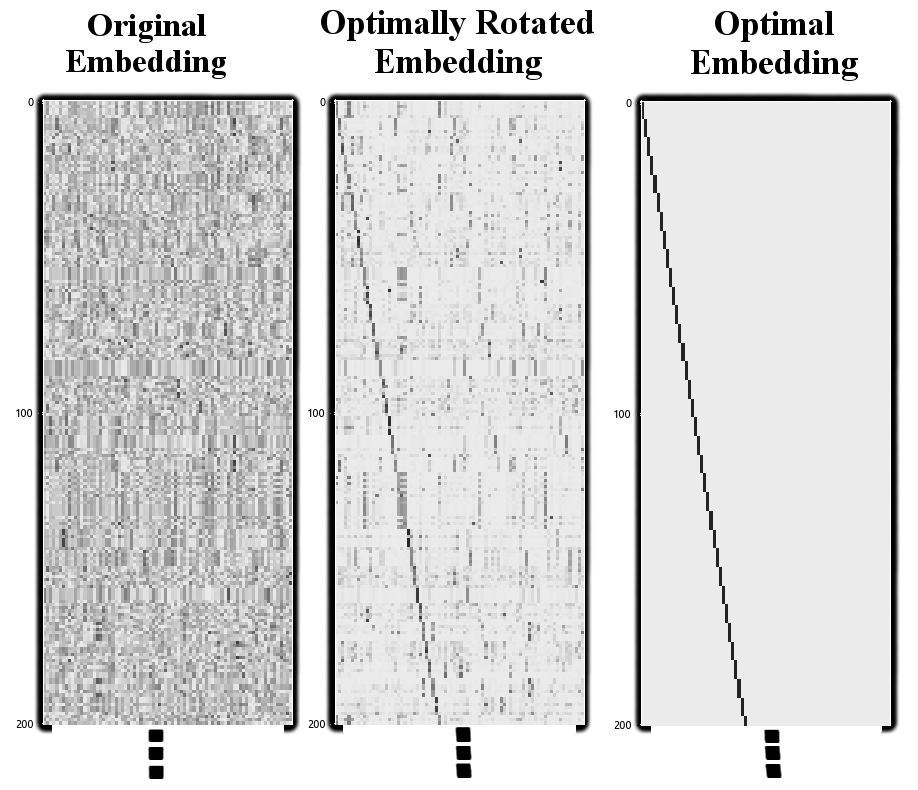
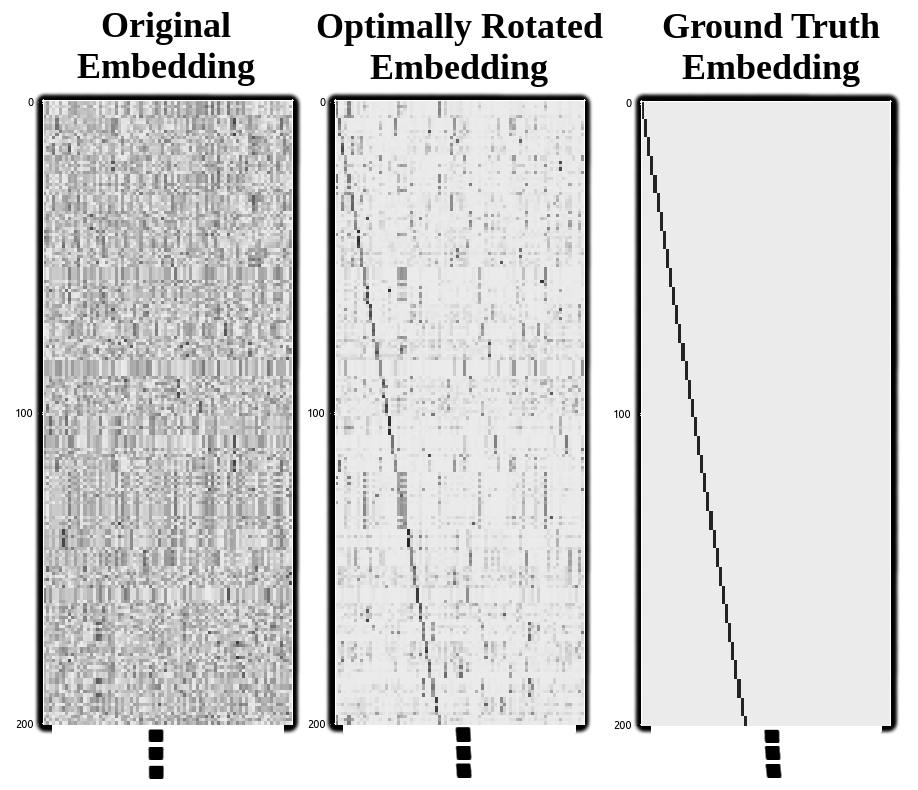
Layered file, before and after one edit (918px x 790px). Changes by layer:
renamed "Original ..." to "Original ... #1", painted on it over [66, 11, 255, 86]
renamed "Optimally Rotated ..." to "Optimally Rotated ... #1", moved it above "Ground Truth ... #1", painted on it over [317, 10, 603, 87]
renamed "Optimal ..." to "Ground Truth ... #1", painted on it over [663, 11, 880, 87]
